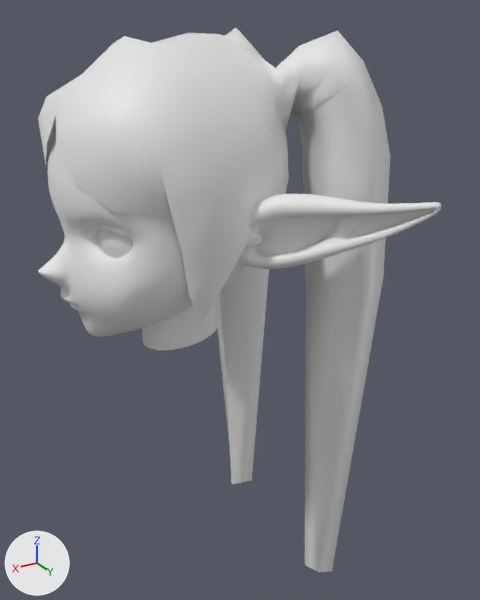
Renders of the Blender file Blender/frieren_09.blend from each side of a commit.
Both versions are drawn from a 50 mm lens placed at (0.244, 0.542, 1.622), pointed at (-0.075, 0.011, 1.356). Lighting does not change. The marker at lower left points along +X, +Y and +Z.

Script lines for the objects in view, before the commit:
```python
me_cube_002 = bpy.data.meshes.new('Cube.002')
me_cube_002.from_pydata(...)  # 706 vertices, 660 faces; spans x -0.93..0.84, y 0.0..1.53, z -0.98..0.72
me_cube_002.polygons.foreach_set('use_smooth', [True] * 660)
me_cube_003 = bpy.data.meshes.new('Cube.003')
me_cube_003.from_pydata(...)  # 1538 vertices, 1536 faces; spans x -1.73..1.73, y -1.73..1.73, z -1.73..1.73
me_cube_003.polygons.foreach_set('use_smooth', [True] * 1536)
me_plane = bpy.data.meshes.new('Plane')
me_plane.from_pydata(...)  # 99 vertices, 79 faces; spans x -0.17..0.095, y 0.0..0.139, z 1.03..1.609
me_plane.polygons.foreach_set('use_smooth', [True] * 79)
ob_cube = bpy.data.objects.new('Cube', me_cube_002)
ob_cube.location = (0.0, 0.0, 1.475)
ob_cube.scale = (0.143, 0.135, 0.153)
_m = ob_cube.modifiers.new('Mirror', 'MIRROR')
_m.use_axis = (False, True, False)
_m = ob_cube.modifiers.new('Subdivision', 'SUBSURF')
_m.levels = 2
ob_cube_001 = bpy.data.objects.new('Cube.001', me_cube_003)
ob_cube_001.location = (0.036, 0.034, 1.452)
ob_cube_001.scale = (0.0218, 0.0218, 0.0218)
ob_plane = bpy.data.objects.new('Plane', me_plane)
ob_plane.location = (0.0, 0.0, 0.0)
_m = ob_plane.modifiers.new('Mirror', 'MIRROR')
_m.use_axis = (False, True, False)
```
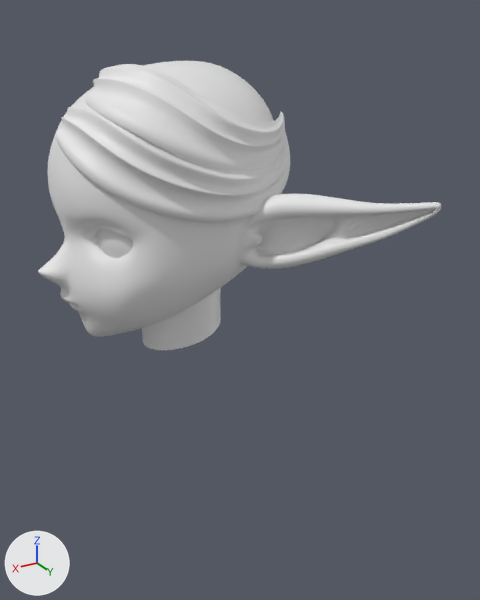
Location of each change, [x1, y1, x2, y2] in pixels of the pictures (480 x 600 px):
'Plane', hidden
    before: [38, 28, 390, 572]
'NurbsPath', added
    after: [55, 102, 290, 222]
'NurbsPath.001', added
    after: [86, 64, 285, 171]

What changed in the scene script:
```text
Add cu_nurbspath_001:
    cu_nurbspath_001 = bpy.data.curves.new('NurbsPath.001', 'CURVE')
    cu_nurbspath_001.dimensions = '3D'
    _sp = cu_nurbspath_001.splines.new('NURBS'); _sp.points.add(7)
    _sp.points.foreach_set('co', [-0.0744, -0.184, 0.0712, 1.0, -0.0702, -0.155, 0.0701, 1.0, -0.0955, -0.0392, 0.0744, 1.0, -0.189, 0.0513, 0.0614, 1.0, -0.308, 0.086, 0.102, 1.0, -0.404, 0.0728, 0.158, 1.0, -0.457, 0.0271, 0.225, 1.0, -0.477, -0.0477, 0.295, 1.0])
    _sp.points.foreach_set('radius', [0.535, 0.665, 1.082, 1.009, 0.733, 0.583, 0.399, 0.125])
    _sp.points.foreach_set('tilt', [-0.0588, -0.147, -0.394, -0.778, 0.04, 0.0, 0.0, 0.0])
    _sp.order_u = 5
    _sp.order_v = 0
    _sp.use_endpoint_u = True
    cu_nurbspath_001.use_path = True
    cu_nurbspath_001.bevel_mode = 'OBJECT'
    cu_nurbspath_001.bevel_profile.use_clip = True
    cu_nurbspath_001.fill_mode = 'FULL'
    cu_nurbspath_001.bevel_object = ob_béziercircle
Add cu_béziercircle:
    cu_béziercircle = bpy.data.curves.new('BézierCircle', 'CURVE')
    cu_béziercircle.dimensions = '3D'
    _sp = cu_béziercircle.splines.new('BEZIER'); _sp.bezier_points.add(5)
    _sp.bezier_points.foreach_set('co', [0.0243, -0.1, 0.0243, 0.00334, -0.000899, 0.0238, 0.0301, 0.0991, 0.0244, 0.0599, 0.0605, 0.0195, 0.066, -0.00169, 0.0242, 0.0461, -0.0622, 0.0193])
    _sp.bezier_points.foreach_set('handle_left', [0.0335, -0.104, 0.0177, 0.00231, -0.0404, 0.0237, 0.0193, 0.0955, 0.0317, 0.0355, 0.0763, 0.0198, 0.0307, 0.0211, 0.0242, 0.0315, -0.0239, 0.0209])
    _sp.bezier_points.foreach_set('handle_right', [0.0142, -0.0955, 0.0317, 0.00439, 0.0395, 0.0238, 0.04, 0.102, 0.0178, 0.079, 0.0483, 0.0193, 0.058, -0.0127, 0.0242, 0.0545, -0.0843, 0.0184])
    for _p, _l, _r in zip(_sp.bezier_points, ['ALIGNED', 'AUTO', 'ALIGNED', 'ALIGNED', 'FREE', 'ALIGNED'], ['ALIGNED', 'AUTO', 'ALIGNED', 'ALIGNED', 'FREE', 'ALIGNED']): _p.handle_left_type = _l; _p.handle_right_type = _r
    _sp.bezier_points.foreach_set('tilt', [0.0, 0.0, -1.228, 0.0, 0.0, 0.0])
    _sp.order_u = 0
    _sp.order_v = 0
    _sp.use_cyclic_u = True
    cu_béziercircle.use_path = True
    cu_béziercircle.fill_mode = 'FULL'
Add cu_nurbspath:
    cu_nurbspath = bpy.data.curves.new('NurbsPath', 'CURVE')
    cu_nurbspath.dimensions = '3D'
    _sp = cu_nurbspath.splines.new('NURBS'); _sp.points.add(6)
    _sp.points.foreach_set('co', [0.0221, -0.2, 0.0491, 1.0, -0.00761, -0.0769, 0.0505, 1.0, -0.0842, 0.0532, 0.043, 1.0, -0.251, 0.112, 0.0701, 1.0, -0.361, 0.113, 0.146, 1.0, -0.446, 0.0475, 0.276, 1.0, -0.414, -0.0601, 0.381, 1.0])
    _sp.points.foreach_set('radius', [0.535, 1.0, 1.0, 0.733, 0.583, 0.399, 0.096])
    _sp.points.foreach_set('tilt', [0.0, 0.00471, 0.539, 0.0, 0.0, 0.0, 0.0])
    _sp.order_u = 5
    _sp.order_v = 0
    _sp.use_endpoint_u = True
    cu_nurbspath.use_path = True
    cu_nurbspath.bevel_mode = 'OBJECT'
    cu_nurbspath.bevel_profile.use_clip = True
    cu_nurbspath.fill_mode = 'FULL'
    cu_nurbspath.bevel_object = ob_béziercircle
Change ob_plane:
    add ob_plane.hide_set(True)
Add ob_nurbspath_001:
    ob_nurbspath_001 = bpy.data.objects.new('NurbsPath.001', cu_nurbspath_001)
    ob_nurbspath_001.location = (0.082, 0.065, 1.563)
    ob_nurbspath_001.rotation_euler = (0.0, -0.685, 0.0)  # degrees (0, -39, 0)
    ob_nurbspath_001.scale = (0.315, 0.315, 0.315)
Add ob_béziercircle:
    ob_béziercircle = bpy.data.objects.new('BézierCircle', cu_béziercircle)
    ob_béziercircle.location = (0.0, 0.366, 1.557)
    ob_béziercircle.rotation_euler = (0.0, 1.571, 0.0)  # degrees (0, 90, 0)
Add ob_nurbspath:
    ob_nurbspath = bpy.data.objects.new('NurbsPath', cu_nurbspath)
    ob_nurbspath.location = (0.082, 0.065, 1.523)
    ob_nurbspath.rotation_euler = (0.0, -0.685, 0.0)  # degrees (0, -39, 0)
    ob_nurbspath.scale = (0.315, 0.315, 0.315)
```
